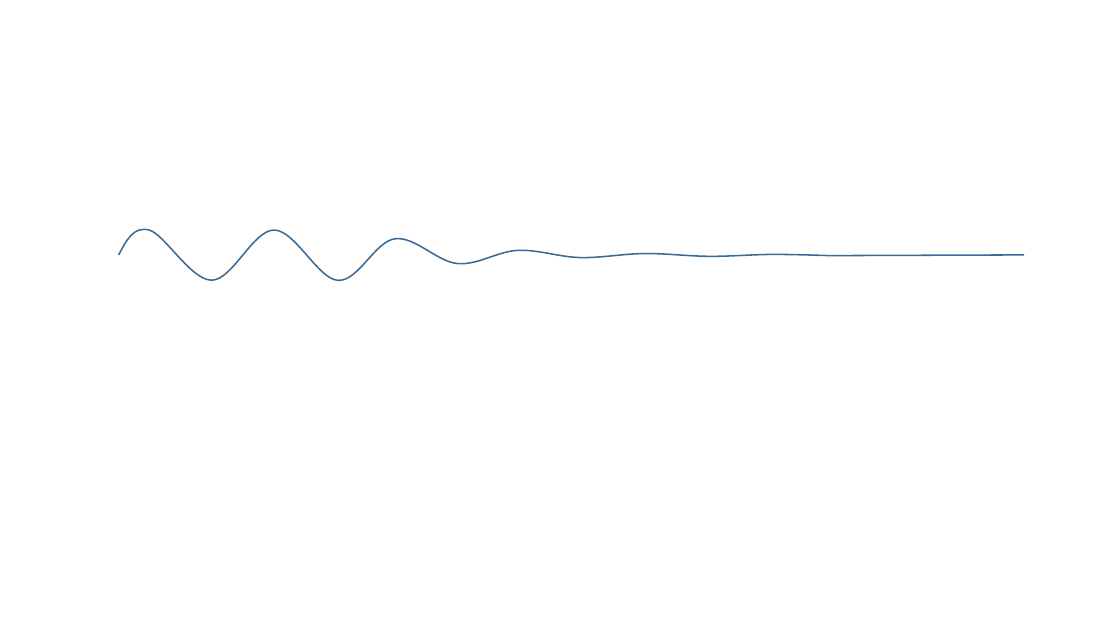
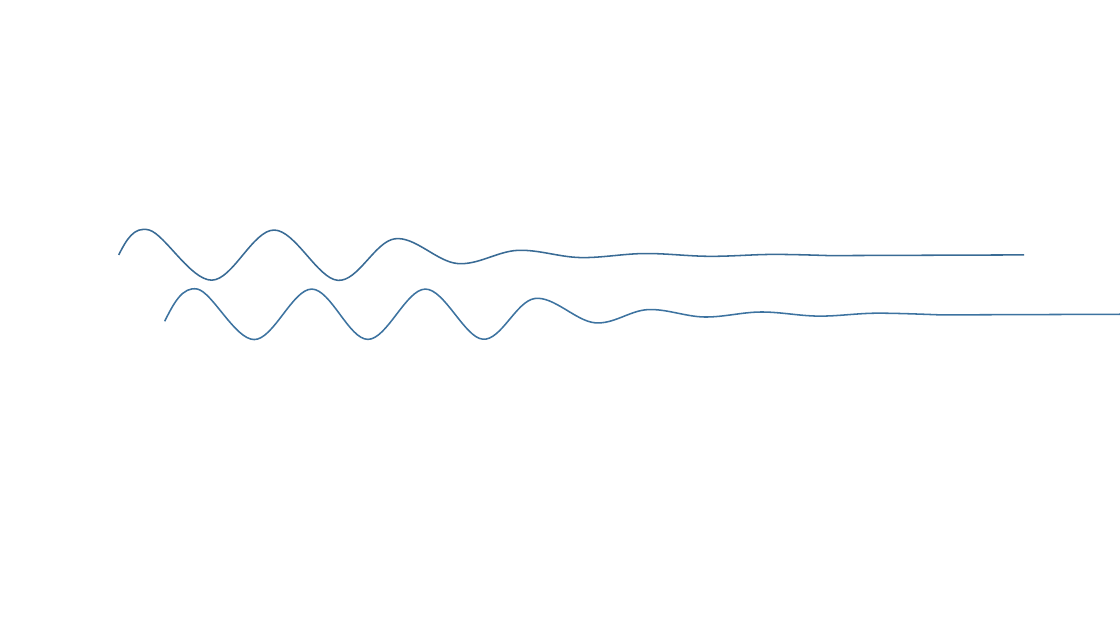
Before and after one commit to SarahTallack/PAR-Measurement, a slide deck: slide 3 of Literature/Diagram.pptx. Drawn at 1120x630 pixels with LibreOffice and Linux fonts; fonts in the diff are those of the drawing. Boxes give left, top, right and bottom in pixels: in the first picture for what was removed or moved away, otherwise in the second. Text is boxed around its words. In the diff, an @@ line names an element or a change of style, - is before the commit and + after.

```diff
--- a/Literature/Diagram.pptx
+++ b/Literature/Diagram.pptx
@@ freeform shape added at box(165, 289, 1120, 339), outline #3D73A0 1 pt @@
```
Also in this commit, not shown: 3 other slides changed, 2 slides added, 7 other files.
